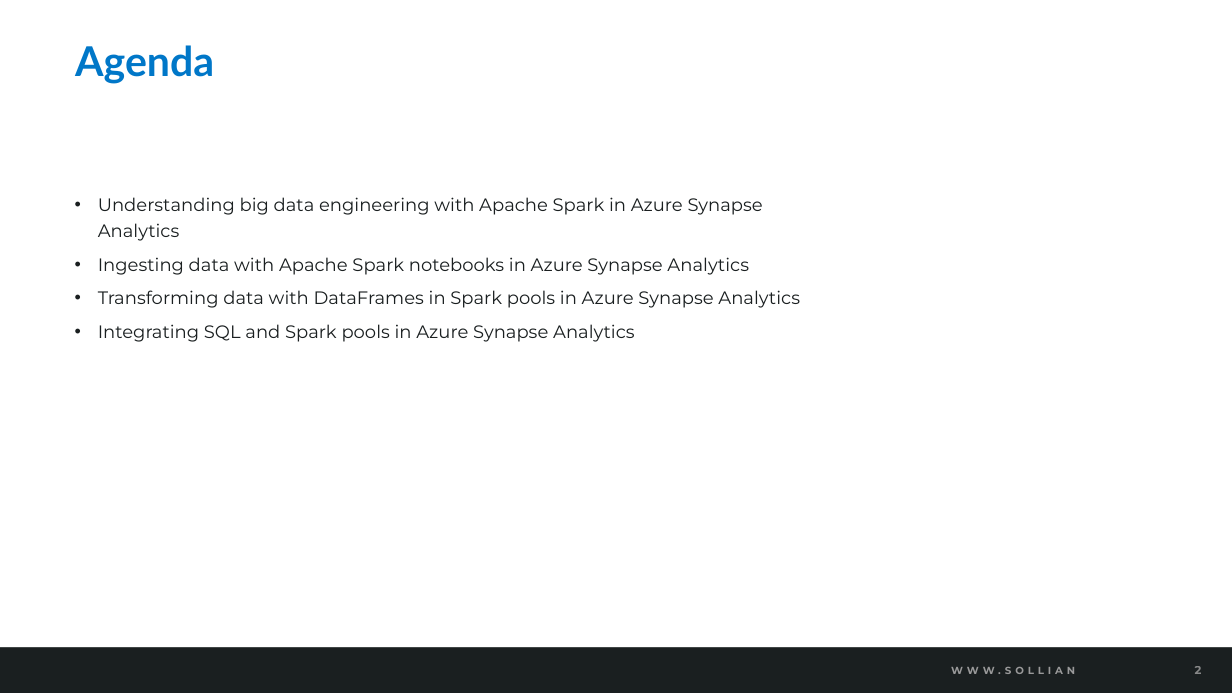
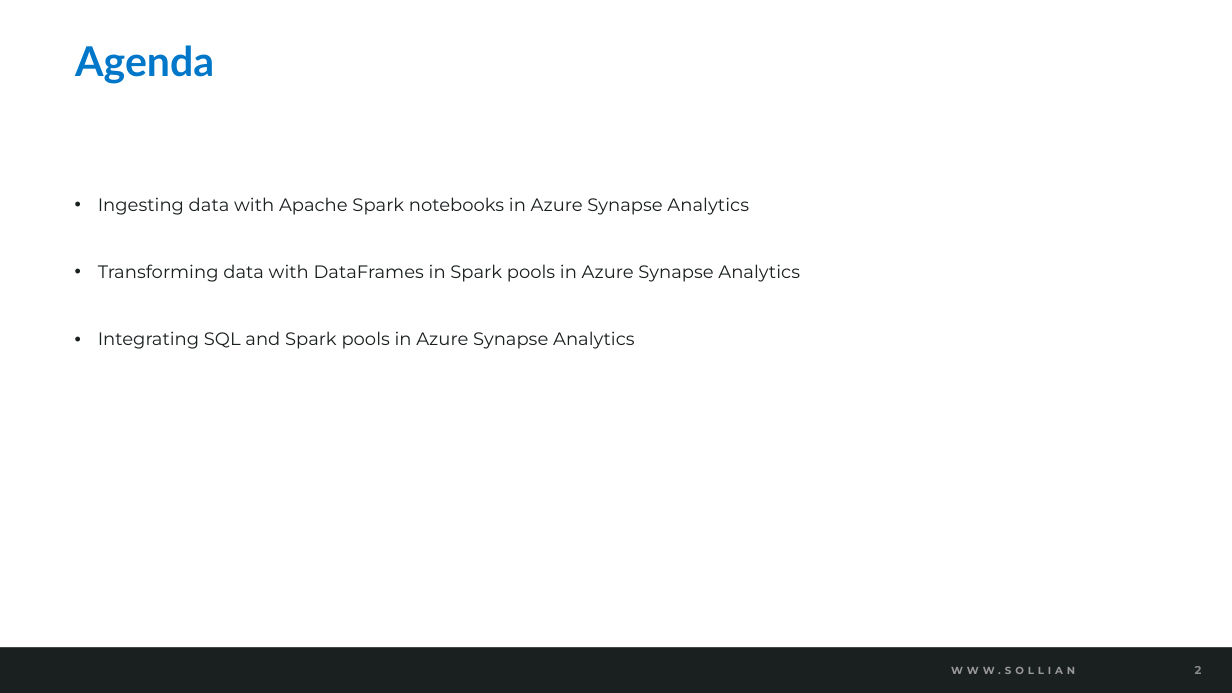
Before and after one commit to solliancenet/azure-data-engineering-conference-workshop-students, a slide deck: slide 2 of 06-Explore, transform, and load data into the Data Warehouse using Apache Spark.pptx. Drawn at 1232x693 pixels with LibreOffice and Linux fonts; fonts in the diff are those of the drawing; background and template pictures are left out. Boxes give left, top, right and bottom in pixels: in the first picture for what was removed or moved away, otherwise in the second. Text is boxed around its words. In the diff, an @@ line names an element or a change of style, - is before the commit and + after.

```diff
--- a/06-Explore, transform, and load data into the Data Warehouse using Apache Spark.pptx
+++ b/06-Explore, transform, and load data into the Data Warehouse using Apache Spark.pptx
@@ text at [98, 197, 763, 241]: paragraph removed @@
-• Understanding big data engineering with Apache Spark in Azure Synapse Analytics
```
Also in this commit, not shown: 7 other slides changed, 4 other files.
